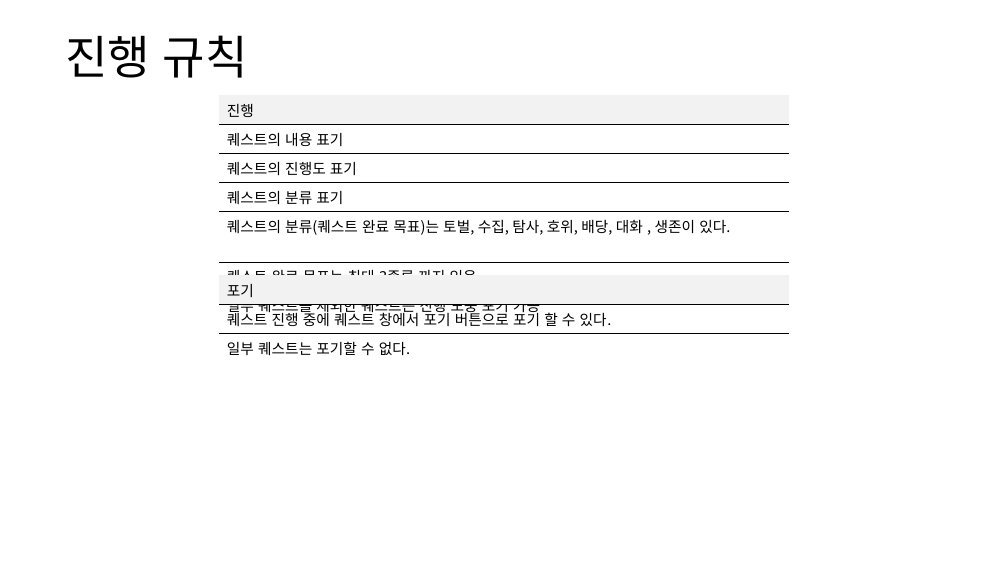
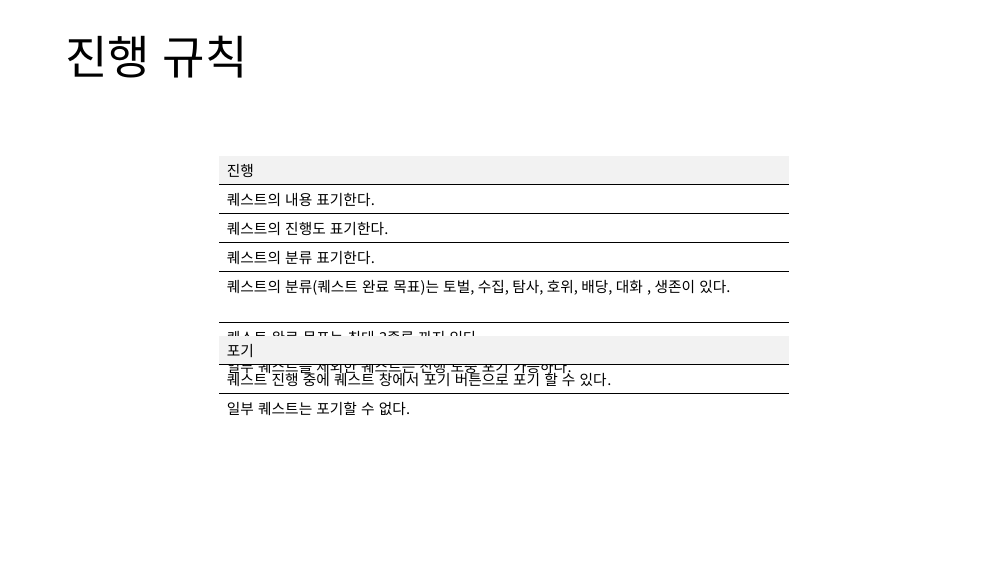
Before and after one commit to yjk0401/unityenginebasic_9th, a slide deck: slide 9 of 기획/방랑엽사전/퀘스트 시스템 기획서.pptx. Drawn at 1008x567 pixels with LibreOffice and Linux fonts; fonts in the diff are those of the drawing. Boxes give left, top, right and bottom in pixels: in the first picture for what was removed or moved away, otherwise in the second. Text is boxed around its words. In the diff, an @@ line names an element or a change of style, - is before the commit and + after.

```diff
--- a/기획/방랑엽사전/퀘스트 시스템 기획서.pptx
+++ b/기획/방랑엽사전/퀘스트 시스템 기획서.pptx
@@ table: place and size @@
-table at [219, 95, 789, 359]
+table at [219, 156, 789, 419]
@@ table at [219, 156, 789, 419] @@
-row 2, column 1: 퀘스트의 내용 표기
+row 2, column 1: 퀘스트의 내용 표기한다.
-row 3, column 1: 퀘스트의 진행도 표기
+row 3, column 1: 퀘스트의 진행도 표기한다.
-row 4, column 1: 퀘스트의 분류 표기
+row 4, column 1: 퀘스트의 분류 표기한다.
-row 6, column 1: 퀘스트 완료 목표는 최대 3종류 까지 있음
+row 6, column 1: 퀘스트 완료 목표는 최대 3종류 까지 있다.
-row 7, column 1: 일부 퀘스트를 제외한 퀘스트는 진행 도중 포기 가능
+row 7, column 1: 일부 퀘스트를 제외한 퀘스트는 진행 도중 포기 가능하다.
@@ table: place and size @@
-table at [219, 275, 789, 359]
+table at [219, 336, 789, 419]
```
Also in this commit, not shown: 3 other slides changed, 18 other files.
